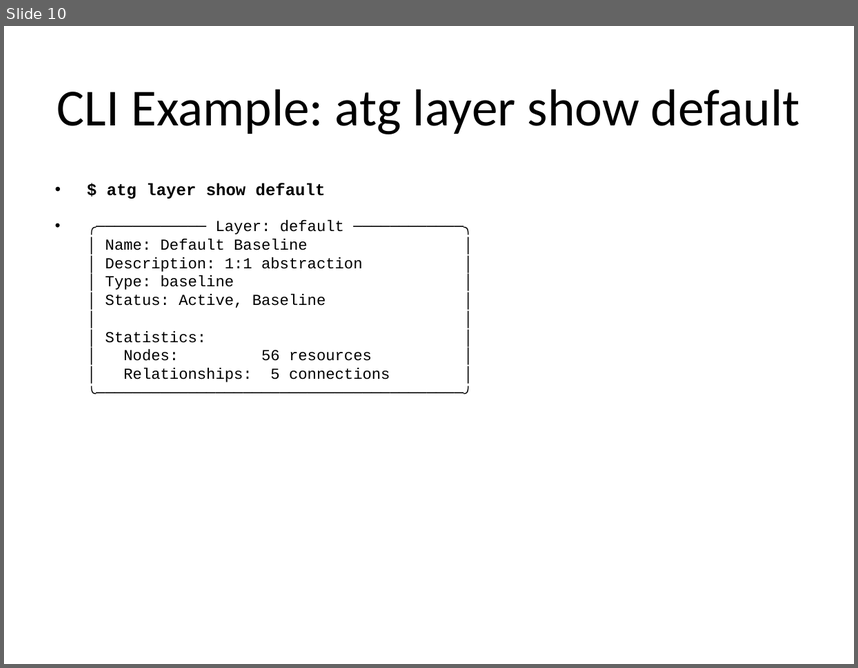
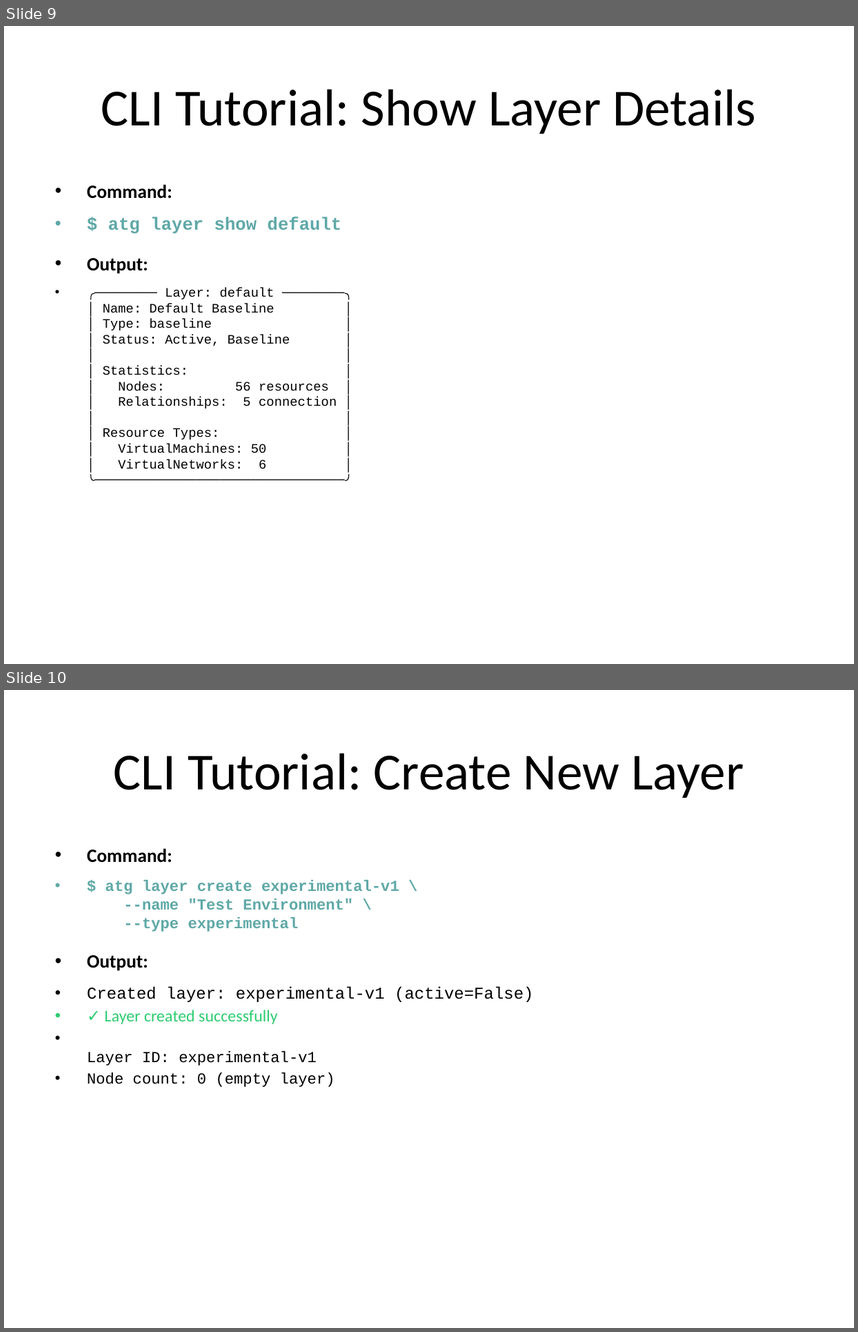
Before and after one commit to rysweet/azure-tenant-grapher, a slide deck: Multi_Layer_Graph_Projections.pptx. Shown one above the other, each under a label of ours: slide 10 before the commit, slides 9 and 10 after it. The pictures are 858x668 and 858x1332 pixels, drawn with LibreOffice and Linux fonts; fonts in the diff are those of the drawing. Boxes give left, top, right and bottom in pixels: in the first picture for what was removed or moved away, otherwise in the second. Text is boxed around its words. In the diff, an @@ line names an element or a change of style, - is before the commit and + after.

```diff
--- a/Multi_Layer_Graph_Projections.pptx
+++ b/Multi_Layer_Graph_Projections.pptx
@@ slide 10 added at (4,690,854,1328), background #FFFFFF @@
@@ title added at (113,753,744,798), 44 pt, text #000000 @@
+CLI Tutorial: Create New Layer
@@ text added at (87,848,533,1087), 13 pt, text #000000 @@
+• Command:
+• $ atg layer create experimental-v1 \
+  --name "Test Environment" \
+  --type experimental
+• Output:
+• Created layer: experimental-v1 (active=False)
+• ✓ Layer created successfully
+• Layer ID: experimental-v1
+• Node count: 0 (empty layer)
@@ what was slide 10 is now slide 9 @@
@@ slide 9 changed as well @@
@@ title at (101,89,756,134): text changed @@
-CLI Example: atg layer show default
+CLI Tutorial: Show Layer Details
@@ text at (87,184,172,198): paragraph added @@
+• Command:
@@ text at (108,216,342,234): size 14 to 15 pt, text colour #000000 to #5EA8A7 in "$ atg layer show default" @@
@@ text at (87,258,337,469): text changed; size 13 to 11 pt @@
-• ╭──────────── Layer: default ────────────╮
-  │ Name: Default Baseline │
-  │ Description: 1:1 abstraction │
-  │ Type: baseline │
-  │ Status: Active, Baseline │
-  │ │
-  │ Statistics: │
-  │ Nodes: 56 resources │
-  │ Relationships: 5 connections │
-  ╰────────────────────────────────────────╯
+• Output:
+• ╭──────── Layer: default ────────╮
+  │ Name: Default Baseline │
+  │ Type: baseline │
+  │ Status: Active, Baseline │
+  │ │
+  │ Statistics: │
+  │ Nodes: 56 resources │
+  │ Relationships: 5 connection │
+  │ │
+  │ Resource Types: │
+  │ VirtualMachines: 50 │
+  │ VirtualNetworks: 6 │
+  ╰────────────────────────────────╯
```
Also in this commit, not shown: 10 other slides changed, 4 other slides added, 6 slides removed, 7 other files.
